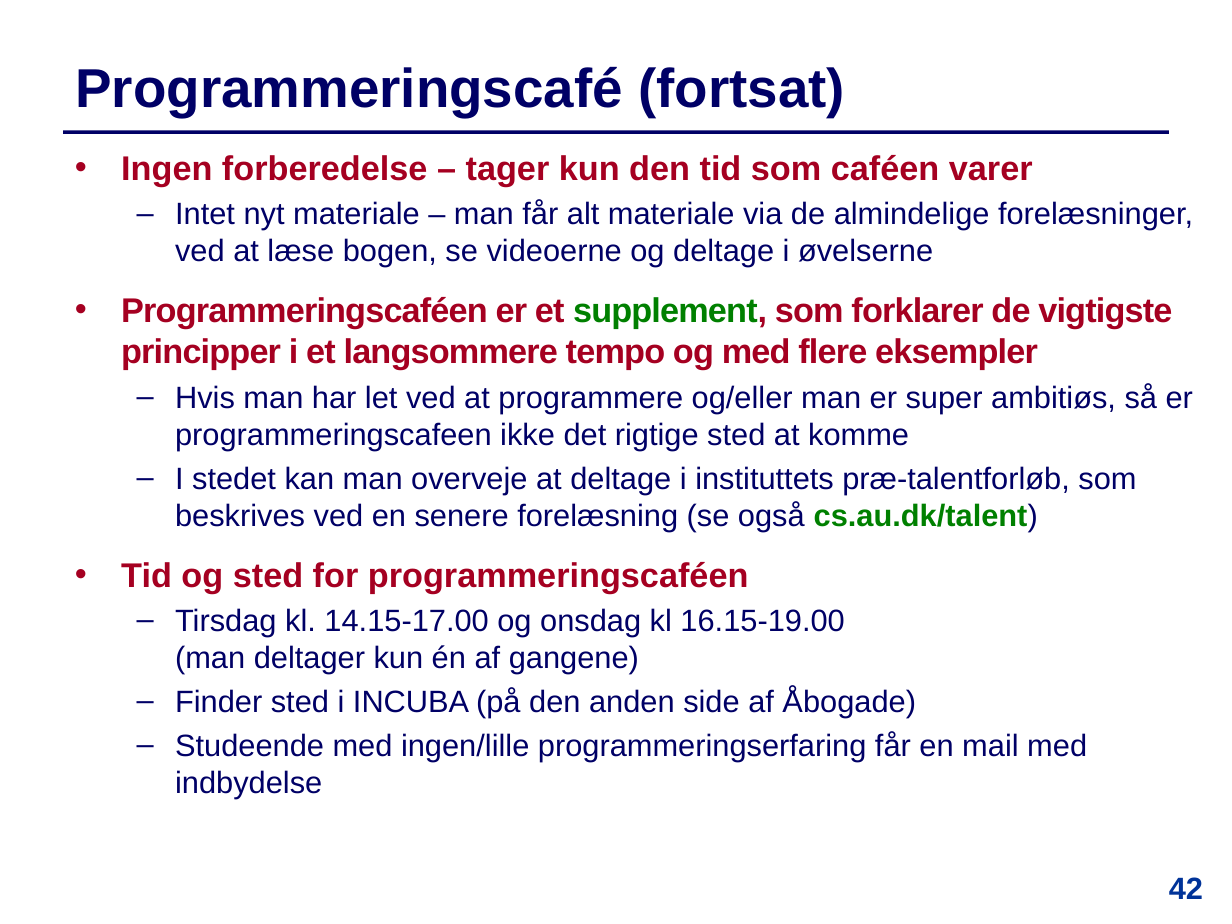
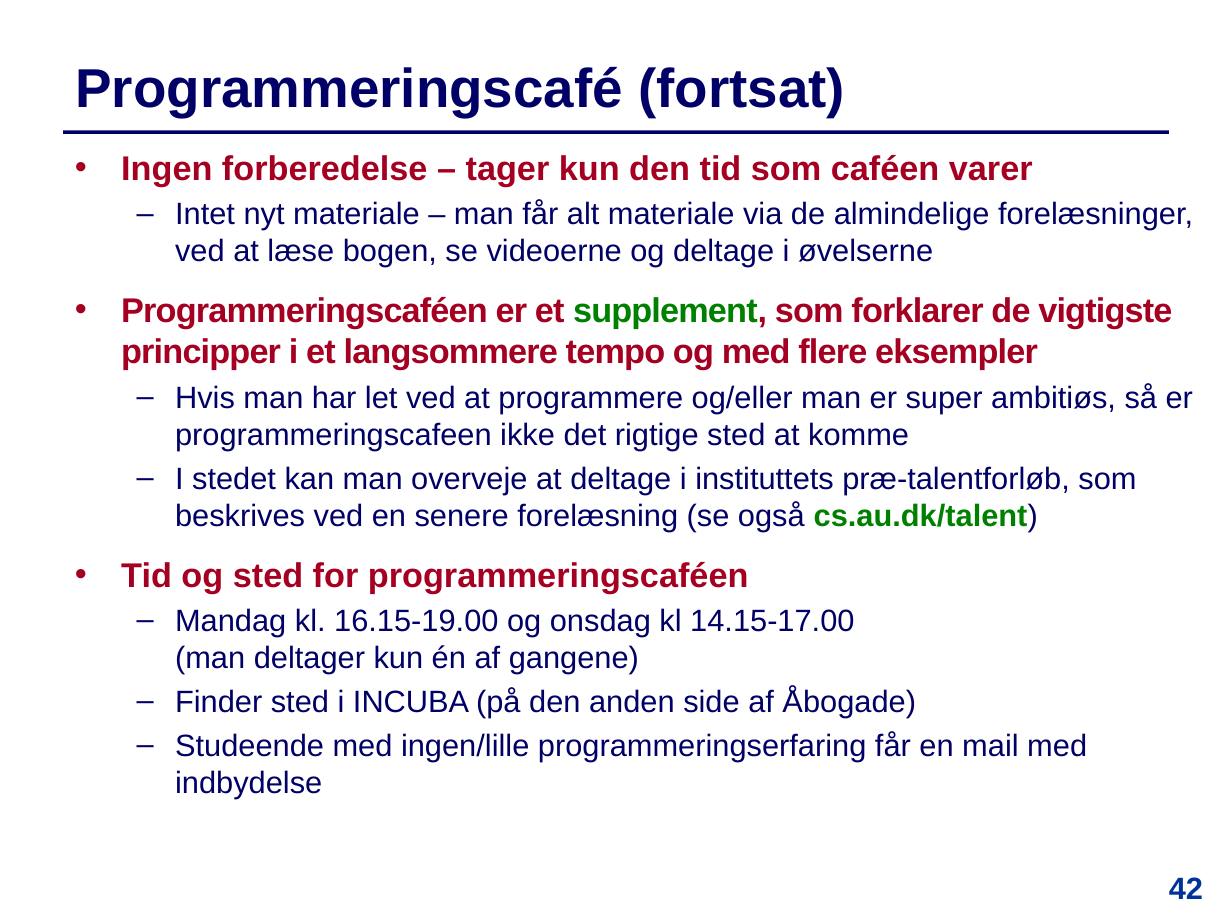
Before and after one commit to IntProgAU/Materiale, a slide deck: slide 42 of web/e25/uge_1a/Slides-Uge1-Mandag.pptx. Drawn at 1232x924 pixels with LibreOffice and Linux fonts; fonts in the diff are those of the drawing. Boxes give left, top, right and bottom in pixels: in the first picture for what was removed or moved away, otherwise in the second. Text is boxed around its words. In the diff, an @@ line names an element or a change of style, - is before the commit and + after.

```diff
--- a/web/e25/uge_1a/Slides-Uge1-Mandag.pptx
+++ b/web/e25/uge_1a/Slides-Uge1-Mandag.pptx
@@ text at box(175, 608, 854, 674): text changed @@
-  – Tirsdag kl. 14.15-17.00 og onsdag kl 16.15-19.00
-    (man deltager kun én af gangene)
+  – Mandag kl. 16.15-19.00 og onsdag kl 14.15-17.00
+    (man deltager kun én af gangene)
```
Also in this commit, not shown: 5 other slides changed.
